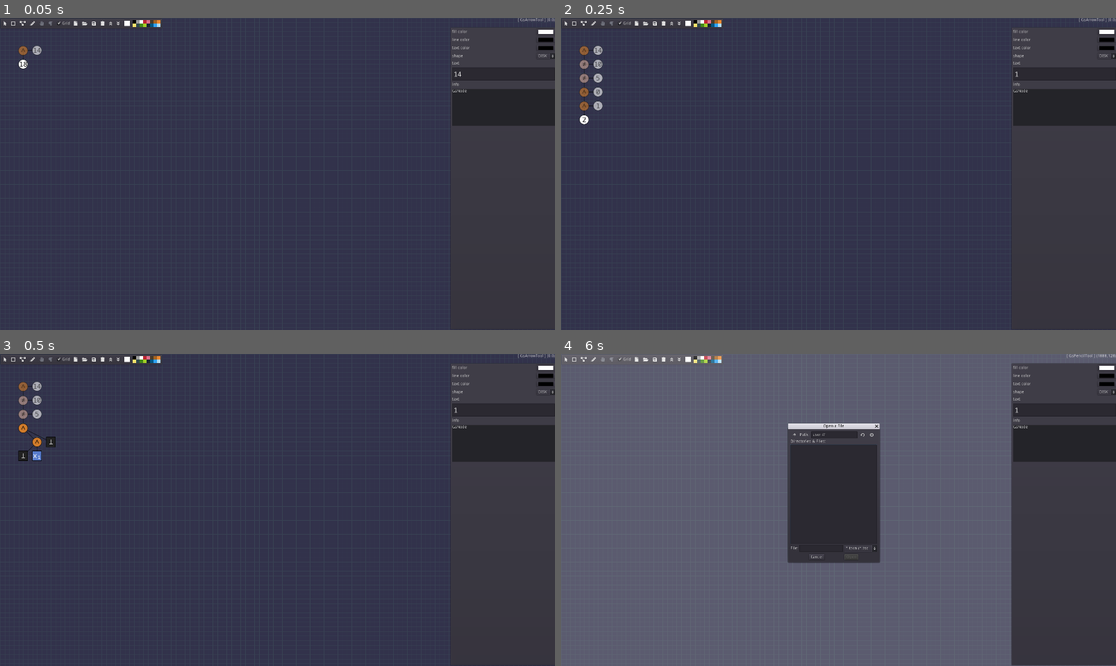
Above: before the commit, frames 1-4 (two rows, left to right).
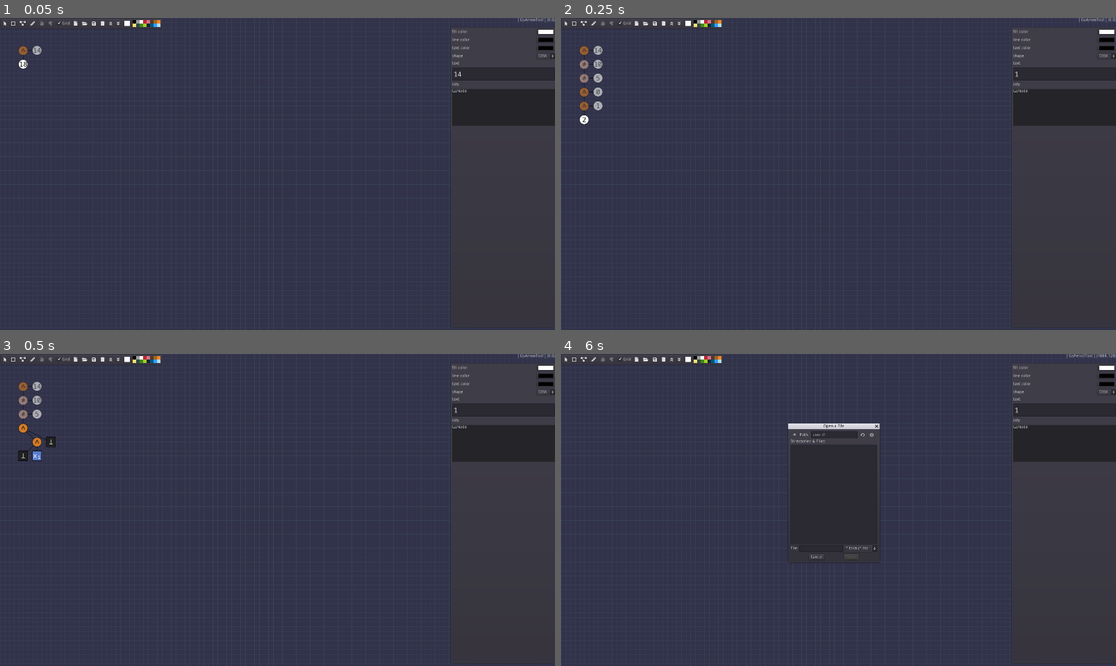
Above: after the commit, the same moments.

Repository: tangentstorm/fnarbmlyx
Game: Godot game, scene res://gslib/GsApp.tscn
The game is run twice, just before and just after one commit, with the same random seed, the same clock (stepped at 60 frames per second) and the same inputs.
Inputs:
- Up to frame 1 (0.05 s): no input
- Up to frame 2 (0.25 s): no input
- Up to frame 3 (0.5 s): no input
- Up to frame 4 (6 s): click "" at 0.5 s; click "" at 1.25 s; click "" at 2 s; click "" at 2.75 s; click "DISK" at 3.5 s; click "Grid" at 4.25 s; click "" at 5 s; click "" at 5.75 s

The runs differ from the first frame. In frame 4, 74% of the frame differs, in the area x 0-100%, y 0-100%.
Error after the commit: Invalid set index 'visible' (on base: 'null instance') with value of type 'bool'. (res://gslib/GsApp.gd:56)

Commit message:
gsapp: add Camera2D and ui CanvasLayer to (eventually) enable pan/zoom

Diff:
--- a/gslib/GsApp.gd
+++ b/gslib/GsApp.gd
@@ -35,22 +35,22 @@
 		s.rect_position = xy0 - padding; s.rect_size = (xy1 - xy0) + 2 * padding
 		_set_fill_color(fill, true, false)
 	if nodes.size() == 1:
-		$inspector.set_item(nodes[0])
+		$ui/inspector.set_item(nodes[0])
 
 func _input(e):
 	if e is InputEventMouse and not ignore_mouse:
-		if $toolbar.get_rect().has_point(e.position): pass
+		if $ui/toolbar.get_rect().has_point(e.position): pass
 		else: $mouse.handle(e)
 
 func _on_load_pressed():
-	$FileDialog.current_dir = 'user://'
-	$FileDialog.mode = FileDialog.MODE_OPEN_FILE
-	$FileDialog.popup()
+	$ui/FileDialog.current_dir = 'user://'
+	$ui/FileDialog.mode = FileDialog.MODE_OPEN_FILE
+	$ui/FileDialog.popup()
 
 func _on_save_pressed():
-	$FileDialog.current_dir = 'user://'
-	$FileDialog.mode = FileDialog.MODE_SAVE_FILE
-	$FileDialog.popup()
+	$ui/FileDialog.current_dir = 'user://'
+	$ui/FileDialog.mode = FileDialog.MODE_SAVE_FILE
+	$ui/FileDialog.popup()
 
 func _on_FileDialog_about_to_show():
 	$fog.visible = true
@@ -94,7 +94,7 @@
 func _set_fill_color(v, tell_ui=true, paint_selection=true):
 	current_fill_color = v
 	if is_inside_tree():
-		if tell_ui: $toolbar/hbox/color.color = v
+		if tell_ui: $ui/toolbar/hbox/color.color = v
 		if paint_selection:
 			for c in selection:
 				if c is GsNode: c.fill_color = v
@@ -187,11 +187,11 @@
 
 func _on_context_menu_about_to_show():
 	ignore_mouse += 1
-	$context_menu.clear()
+	$ui/context_menu.clear()
 	for cmd in CMD.values():
-		$context_menu.add_item(CMDS[cmd], cmd)
+		$ui/context_menu.add_item(CMDS[cmd], cmd)
 		if (cmd==CMD.ARRANGE_ROW or cmd==CMD.ARRANGE_COL):
-			$context_menu.set_item_disabled(cmd, true)
+			$ui/context_menu.set_item_disabled(cmd, true)
 
 func _on_context_menu_popup_hide():
 	ignore_mouse -= 1
--- a/gslib/GsApp.tscn
+++ b/gslib/GsApp.tscn
@@ -197,8 +197,180 @@
 "_edit_use_anchors_": false
 }
 
-[node name="toolbar" type="PanelContainer" parent="."]
-margin_right = 374.0
+[node name="proto_group" type="Control" parent="."]
+visible = false
+mouse_filter = 2
+script = ExtResource( 17 )
+__meta__ = {
+"_edit_use_anchors_": false
+}
+
+[node name="members" type="Control" parent="proto_group"]
+
+[node name="drag_helper" type="ColorRect" parent="proto_group"]
+anchor_right = 1.0
+anchor_bottom = 1.0
+color = Color( 0.129412, 0.364706, 0.764706, 0.552941 )
+script = ExtResource( 13 )
+__meta__ = {
+"_edit_use_anchors_": false
+}
+
+[node name="camera" type="Camera2D" parent="."]
+position = Vector2( 960, 540 )
+current = true
+__meta__ = {
+"_edit_lock_": true
+}
+
+[node name="ui" type="CanvasLayer" parent="."]
+
+[node name="inspector" type="PanelContainer" parent="ui"]
+anchor_left = 1.0
+anchor_right = 1.0
+anchor_bottom = 1.0
+margin_left = -363.0
+margin_top = 31.0
+margin_right = 7.0
+margin_bottom = -7.0
+script = ExtResource( 8 )
+__meta__ = {
+"_edit_use_anchors_": false
+}
+
+[node name="vbox" type="VBoxContainer" parent="ui/inspector"]
+margin_left = 7.0
+margin_top = 7.0
+margin_right = 363.0
+margin_bottom = 1035.0
+custom_constants/separation = 8
+
+[node name="fill_color" type="HBoxContainer" parent="ui/inspector/vbox"]
+margin_right = 356.0
+margin_bottom = 20.0
+
+[node name="Label" type="Label" parent="ui/inspector/vbox/fill_color"]
+margin_top = 3.0
+margin_right = 288.0
+margin_bottom = 17.0
+size_flags_horizontal = 3
+text = "fill color"
+
+[node name="ColorPickerButton" type="ColorPickerButton" parent="ui/inspector/vbox/fill_color"]
+margin_left = 292.0
+margin_right = 356.0
+margin_bottom = 20.0
+rect_min_size = Vector2( 64, 0 )
+__meta__ = {
+"_edit_use_anchors_": false
+}
+
+[node name="line_color" type="HBoxContainer" parent="ui/inspector/vbox"]
+margin_top = 28.0
+margin_right = 356.0
+margin_bottom = 48.0
+
+[node name="Label" type="Label" parent="ui/inspector/vbox/line_color"]
+margin_top = 3.0
+margin_right = 288.0
+margin_bottom = 17.0
+size_flags_horizontal = 3
+text = "line color"
+
+[node name="ColorPickerButton" type="ColorPickerButton" parent="ui/inspector/vbox/line_color"]
+margin_left = 292.0
+margin_right = 356.0
+margin_bottom = 20.0
+rect_min_size = Vector2( 64, 0 )
+__meta__ = {
+"_edit_use_anchors_": false
+}
+
+[node name="text_color" type="HBoxContainer" parent="ui/inspector/vbox"]
+margin_top = 56.0
+margin_right = 356.0
+margin_bottom = 76.0
+
+[node name="Label" type="Label" parent="ui/inspector/vbox/text_color"]
+margin_top = 3.0
+margin_right = 288.0
+margin_bottom = 17.0
+size_flags_horizontal = 3
+text = "text color"
+
+[node name="ColorPickerButton" type="ColorPickerButton" parent="ui/inspector/vbox/text_color"]
+margin_left = 292.0
+margin_right = 356.0
+margin_bottom = 20.0
+rect_min_size = Vector2( 64, 0 )
+__meta__ = {
+"_edit_use_anchors_": false
+}
+
+[node name="shape" type="HBoxContainer" parent="ui/inspector/vbox"]
+margin_top = 84.0
+margin_right = 356.0
+margin_bottom = 104.0
+
+[node name="Label" type="Label" parent="ui/inspector/vbox/shape"]
+margin_top = 3.0
+margin_right = 288.0
+margin_bottom = 17.0
+size_flags_horizontal = 3
+text = "shape"
+
+[node name="shape_picker" type="OptionButton" parent="ui/inspector/vbox/shape"]
+margin_left = 292.0
+margin_right = 356.0
+margin_bottom = 20.0
+rect_min_size = Vector2( 64, 0 )
+text = "DISK"
+items = [ "DISK", null, false, 0, null, "RECT", null, false, 1, null ]
+selected = 0
+
+[node name="lbl_text" type="Label" parent="ui/inspector/vbox"]
+margin_top = 112.0
+margin_right = 356.0
+margin_bottom = 126.0
+text = "text	"
+
+[node name="text" type="LineEdit" parent="ui/inspector/vbox"]
+margin_top = 134.0
+margin_right = 356.0
+margin_bottom = 178.0
+size_flags_horizontal = 3
+custom_fonts/font = ExtResource( 19 )
+__meta__ = {
+"_edit_use_anchors_": false
+}
+
+[node name="lbl_info" type="Label" parent="ui/inspector/vbox"]
+margin_top = 186.0
+margin_right = 356.0
+margin_bottom = 200.0
+text = "info	"
+
+[node name="info" type="Panel" parent="ui/inspector/vbox"]
+margin_top = 208.0
+margin_right = 356.0
+margin_bottom = 336.0
+rect_min_size = Vector2( 0, 128 )
+size_flags_horizontal = 3
+
+[node name="label" type="RichTextLabel" parent="ui/inspector/vbox/info"]
+anchor_right = 1.0
+anchor_bottom = 1.0
+bbcode_enabled = true
+__meta__ = {
+"_edit_use_anchors_": false
+}
+
+[node name="context_menu" type="PopupMenu" parent="ui"]
+margin_right = 20.0
+margin_bottom = 20.0
+
+[node name="toolbar" type="PanelContainer" parent="ui"]
+margin_right = 562.0
 margin_bottom = 38.0
 input_pass_on_modal_close_click = false
 __meta__ = {
@@ -206,7 +378,7 @@
 "_edit_use_anchors_": false
 }
 
-[node name="hbox" type="HBoxContainer" parent="toolbar"]
+[node name="hbox" type="HBoxContainer" parent="ui/toolbar"]
 margin_left = 7.0
 margin_top = 7.0
 margin_right = 555.0
@@ -215,7 +387,7 @@
 "_edit_use_anchors_": false
 }
 
-[node name="arrow" type="ToolButton" parent="toolbar/hbox"]
+[node name="arrow" type="ToolButton" parent="ui/toolbar/hbox"]
 margin_right = 22.0
 margin_bottom = 24.0
 hint_tooltip = "Arrow tool"
@@ -228,7 +400,7 @@
 }
 tool_script = ExtResource( 6 )
 
-[node name="node" type="ToolButton" parent="toolbar/hbox"]
+[node name="node" type="ToolButton" parent="ui/toolbar/hbox"]
 margin_left = 26.0
 margin_right = 52.0
 margin_bottom = 24.0
@@ -241,7 +413,7 @@
 }
 tool_script = ExtResource( 4 )
 
-[node name="build" type="ToolButton" parent="toolbar/hbox"]
+[node name="build" type="ToolButton" parent="ui/toolbar/hbox"]
 margin_left = 56.0
 margin_right = 88.0
 margin_bottom = 24.0
@@ -254,7 +426,7 @@
 }
 tool_script = ExtResource( 14 )
 
-[node name="pencil" type="ToolButton" parent="toolbar/hbox"]
+[node name="pencil" type="ToolButton" parent="ui/toolbar/hbox"]
 margin_left = 92.0
 margin_right = 120.0
 margin_bottom = 24.0
@@ -267,7 +439,7 @@
 }
 tool_script = ExtResource( 3 )
 
-[node name="hand" type="ToolButton" parent="toolbar/hbox"]
+[node name="hand" type="ToolButton" parent="ui/toolbar/hbox"]
 margin_left = 124.0
 margin_right = 150.0
 margin_bottom = 24.0
@@ -277,7 +449,7 @@
 text = ""
 script = ExtResource( 9 )
 
-[node name="text" type="ToolButton" parent="toolbar/hbox"]
+[node name="text" type="ToolButton" parent="ui/toolbar/hbox"]
 margin_left = 154.0
 margin_right = 180.0
 margin_bottom = 24.0
@@ -289,7 +461,7 @@
 "_edit_use_anchors_": false
 }
 
-[node name="grid" type="CheckBox" parent="toolbar/hbox"]
+[node name="grid" type="CheckBox" parent="ui/toolbar/hbox"]
 margin_left = 184.0
 margin_right = 239.0
 margin_bottom = 24.0
@@ -299,7 +471,7 @@
 "_edit_use_anchors_": false
 }
 
-[node name="clear" type="Button" parent="toolbar/hbox"]
+[node name="clear" type="Button" parent="ui/toolbar/hbox"]
 margin_left = 243.0
 margin_right = 267.0
 margin_bottom = 24.0
@@ -307,7 +479,7 @@
 text = ""
 flat = true
 
-[node name="load" type="Button" parent="toolbar/hbox"]
+[node name="load" type="Button" parent="ui/toolbar/hbox"]
 margin_left = 271.0
 margin_right = 301.0
 margin_bottom = 24.0
@@ -316,7 +488,7 @@
 text = ""
 flat = true
 
-[node name="save" type="Button" parent="toolbar/hbox"]
+[node name="save" type="Button" parent="ui/toolbar/hbox"]
 margin_left = 305.0
 margin_right = 331.0
 margin_bottom = 24.0
@@ -325,7 +497,7 @@
 text = ""
 flat = true
 
-[node name="delete" type="Button" parent="toolbar/hbox"]
+[node name="delete" type="Button" parent="ui/toolbar/hbox"]
 margin_left = 335.0
 margin_right = 361.0
 margin_bottom = 24.0
@@ -334,7 +506,7 @@
 text = ""
 flat = true
 
-[node name="to_front" type="Button" parent="toolbar/hbox"]
+[node name="to_front" type="Button" parent="ui/toolbar/hbox"]
 margin_left = 365.0
 margin_right = 387.0
 margin_bottom = 24.0
@@ -343,7 +515,7 @@
 text = ""
 flat = true
 
-[node name="to_back" type="Button" parent="toolbar/hbox"]
+[node name="to_back" type="Button" parent="ui/toolbar/hbox"]
 margin_left = 391.0
 margin_right = 413.0
 margin_bottom = 24.0
@@ -352,7 +524,7 @@
 text = ""
 flat = true
 
-[node name="color" type="ColorPickerButton" parent="toolbar/hbox"]
+[node name="color" type="ColorPickerButton" parent="ui/toolbar/hbox"]
 margin_left = 417.0
 margin_right = 448.0
 margin_bottom = 24.0
@@ -362,7 +534,7 @@
 flat = true
 color = Color( 0.866667, 0.8, 0.6, 1 )
 
-[node name="palette" type="Control" parent="toolbar/hbox"]
+[node name="palette" type="Control" parent="ui/toolbar/hbox"]
 margin_left = 452.0
 margin_right = 548.0
 margin_bottom = 24.0
@@ -374,17 +546,7 @@
 cell_size = Vector2( 12, 12 )
 data = PoolByteArray( 0, 1, 2, 3, 4, 5, 6, 7, 8, 9, 10, 11, 12, 13, 14, 15 )
 
-[node name="fog" type="ColorRect" parent="."]
-visible = false
-anchor_right = 1.0
-anchor_bottom = 1.0
-mouse_filter = 2
-color = Color( 1, 1, 1, 0.2 )
-__meta__ = {
-"_edit_use_anchors_": false
-}
-
-[node name="FileDialog" type="FileDialog" parent="."]
+[node name="FileDialog" type="FileDialog" parent="ui"]
 margin_left = 786.562
 margin_top = 260.0
 margin_right = 1102.56
@@ -401,6 +563,16 @@
 "_edit_use_anchors_": false
 }
 
+[node name="fog" type="ColorRect" parent="ui"]
+visible = false
+anchor_right = 1.0
+anchor_bottom = 1.0
+mouse_filter = 2
+color = Color( 1, 1, 1, 0.2 )
+__meta__ = {
+"_edit_use_anchors_": false
+}
+
 [node name="script" type="Node2D" parent="."]
 position = Vector2( 64, 96 )
 script = ExtResource( 16 )
@@ -409,192 +581,29 @@
 wait_time = 0.001
 autostart = true
 
-[node name="context_menu" type="PopupMenu" parent="."]
-margin_right = 20.0
-margin_bottom = 20.0
-
-[node name="proto_group" type="Control" parent="."]
-visible = false
-mouse_filter = 2
-script = ExtResource( 17 )
-__meta__ = {
-"_edit_use_anchors_": false
-}
-
-[node name="members" type="Control" parent="proto_group"]
-
-[node name="drag_helper" type="ColorRect" parent="proto_group"]
-anchor_right = 1.0
-anchor_bottom = 1.0
-color = Color( 0.129412, 0.364706, 0.764706, 0.552941 )
-script = ExtResource( 13 )
-__meta__ = {
-"_edit_use_anchors_": false
-}
-
-[node name="inspector" type="PanelContainer" parent="."]
-anchor_left = 1.0
-anchor_right = 1.0
-anchor_bottom = 1.0
-margin_left = -363.0
-margin_top = 31.0
-margin_right = 7.0
-margin_bottom = -1.0
-script = ExtResource( 8 )
-__meta__ = {
-"_edit_use_anchors_": false
-}
-
-[node name="vbox" type="VBoxContainer" parent="inspector"]
-margin_left = 7.0
-margin_top = 7.0
-margin_right = 438.0
-margin_bottom = 1041.0
-custom_constants/separation = 8
-
-[node name="fill_color" type="HBoxContainer" parent="inspector/vbox"]
-margin_right = 431.0
-margin_bottom = 20.0
-
-[node name="Label" type="Label" parent="inspector/vbox/fill_color"]
-margin_top = 3.0
-margin_right = 363.0
-margin_bottom = 17.0
-size_flags_horizontal = 3
-text = "fill color"
-
-[node name="ColorPickerButton" type="ColorPickerButton" parent="inspector/vbox/fill_color"]
-margin_left = 367.0
-margin_right = 431.0
-margin_bottom = 20.0
-rect_min_size = Vector2( 64, 0 )
-__meta__ = {
-"_edit_use_anchors_": false
-}
-
-[node name="line_color" type="HBoxContainer" parent="inspector/vbox"]
-margin_top = 28.0
-margin_right = 431.0
-margin_bottom = 48.0
-
-[node name="Label" type="Label" parent="inspector/vbox/line_color"]
-margin_top = 3.0
-margin_right = 363.0
-margin_bottom = 17.0
-size_flags_horizontal = 3
-text = "line color"
-
-[node name="ColorPickerButton" type="ColorPickerButton" parent="inspector/vbox/line_color"]
-margin_left = 367.0
-margin_right = 431.0
-margin_bottom = 20.0
-rect_min_size = Vector2( 64, 0 )
-__meta__ = {
-"_edit_use_anchors_": false
-}
-
-[node name="text_color" type="HBoxContainer" parent="inspector/vbox"]
-margin_top = 56.0
-margin_right = 431.0
-margin_bottom = 76.0
-
-[node name="Label" type="Label" parent="inspector/vbox/text_color"]
-margin_top = 3.0
-margin_right = 363.0
-margin_bottom = 17.0
-size_flags_horizontal = 3
-text = "text color"
-
-[node name="ColorPickerButton" type="ColorPickerButton" parent="inspector/vbox/text_color"]
-margin_left = 367.0
-margin_right = 431.0
-margin_bottom = 20.0
-rect_min_size = Vector2( 64, 0 )
-__meta__ = {
-"_edit_use_anchors_": false
-}
-
-[node name="shape" type="HBoxContainer" parent="inspector/vbox"]
-margin_top = 84.0
-margin_right = 431.0
-margin_bottom = 104.0
-
-[node name="Label" type="Label" parent="inspector/vbox/shape"]
-margin_top = 3.0
-margin_right = 363.0
-margin_bottom = 17.0
-size_flags_horizontal = 3
-text = "shape"
-
-[node name="shape_picker" type="OptionButton" parent="inspector/vbox/shape"]
-margin_left = 367.0
-margin_right = 431.0
-margin_bottom = 20.0
-rect_min_size = Vector2( 64, 0 )
-text = "DISK"
-items = [ "DISK", null, false, 0, null, "RECT", null, false, 1, null ]
-selected = 0
-
-[node name="lbl_text" type="Label" parent="inspector/vbox"]
-margin_top = 112.0
-margin_right = 431.0
-margin_bottom = 126.0
-text = "text	"
-
-[node name="text" type="LineEdit" parent="inspector/vbox"]
-margin_top = 134.0
-margin_right = 431.0
-margin_bottom = 178.0
-size_flags_horizontal = 3
-custom_fonts/font = ExtResource( 19 )
-__meta__ = {
-"_edit_use_anchors_": false
-}
-
-[node name="lbl_info" type="Label" parent="inspector/vbox"]
-margin_top = 186.0
-margin_right = 431.0
-margin_bottom = 200.0
-text = "info	"
-
-[node name="info" type="Panel" parent="inspector/vbox"]
-margin_top = 208.0
-margin_right = 431.0
-margin_bottom = 336.0
-rect_min_size = Vector2( 0, 128 )
-size_flags_horizontal = 3
-
-[node name="label" type="RichTextLabel" parent="inspector/vbox/info"]
-anchor_right = 1.0
-anchor_bottom = 1.0
-bbcode_enabled = true
-__meta__ = {
-"_edit_use_anchors_": false
-}
-
-[connection signal="toggled" from="toolbar/hbox/grid" to="grid" method="_on_grid_toggled"]
-[connection signal="pressed" from="toolbar/hbox/clear" to="." method="_on_clear_pressed"]
-[connection signal="pressed" from="toolbar/hbox/load" to="." method="_on_load_pressed"]
-[connection signal="pressed" from="toolbar/hbox/save" to="." method="_on_save_pressed"]
-[connection signal="pressed" from="toolbar/hbox/delete" to="." method="_on_delete_pressed"]
-[connection signal="pressed" from="toolbar/hbox/to_front" to="." method="_on_to_front_pressed"]
-[connection signal="pressed" from="toolbar/hbox/to_back" to="." method="_on_to_back_pressed"]
-[connection signal="color_changed" from="toolbar/hbox/color" to="." method="_on_color_color_changed"]
-[connection signal="popup_closed" from="toolbar/hbox/color" to="." method="_on_color_popup_closed"]
-[connection signal="pressed" from="toolbar/hbox/color" to="." method="_on_color_pressed"]
-[connection signal="clicked" from="toolbar/hbox/palette" to="." method="_on_palette_clicked"]
-[connection signal="about_to_show" from="FileDialog" to="." method="_on_FileDialog_about_to_show"]
-[connection signal="confirmed" from="FileDialog" to="." method="_on_FileDialog_confirmed"]
-[connection signal="file_selected" from="FileDialog" to="." method="_on_FileDialog_file_selected"]
-[connection signal="popup_hide" from="FileDialog" to="." method="_on_FileDialog_popup_hide"]
-[connection signal="about_to_show" from="context_menu" to="." method="_on_context_menu_about_to_show"]
-[connection signal="id_pressed" from="context_menu" to="." method="_on_context_menu_id_pressed"]
-[connection signal="index_pressed" from="context_menu" to="." method="_on_context_menu_index_pressed"]
-[connection signal="popup_hide" from="context_menu" to="." method="_on_context_menu_popup_hide"]
-[connection signal="mouse_entered" from="inspector" to="inspector" method="_on_inspector_mouse_entered"]
-[connection signal="mouse_exited" from="inspector" to="inspector" method="_on_inspector_mouse_exited"]
-[connection signal="color_changed" from="inspector/vbox/fill_color/ColorPickerButton" to="inspector" method="_on_fill_color_changed"]
-[connection signal="color_changed" from="inspector/vbox/line_color/ColorPickerButton" to="inspector" method="_on_line_color_changed"]
-[connection signal="color_changed" from="inspector/vbox/text_color/ColorPickerButton" to="inspector" method="_on_text_color_changed"]
-[connection signal="item_selected" from="inspector/vbox/shape/shape_picker" to="inspector" method="_on_shape_picker_item_selected"]
-[connection signal="text_changed" from="inspector/vbox/text" to="inspector" method="_on_text_changed"]
+[connection signal="mouse_entered" from="ui/inspector" to="ui/inspector" method="_on_inspector_mouse_entered"]
+[connection signal="mouse_exited" from="ui/inspector" to="ui/inspector" method="_on_inspector_mouse_exited"]
+[connection signal="color_changed" from="ui/inspector/vbox/fill_color/ColorPickerButton" to="ui/inspector" method="_on_fill_color_changed"]
+[connection signal="color_changed" from="ui/inspector/vbox/line_color/ColorPickerButton" to="ui/inspector" method="_on_line_color_changed"]
+[connection signal="color_changed" from="ui/inspector/vbox/text_color/ColorPickerButton" to="ui/inspector" method="_on_text_color_changed"]
+[connection signal="item_selected" from="ui/inspector/vbox/shape/shape_picker" to="ui/inspector" method="_on_shape_picker_item_selected"]
+[connection signal="text_changed" from="ui/inspector/vbox/text" to="ui/inspector" method="_on_text_changed"]
+[connection signal="about_to_show" from="ui/context_menu" to="." method="_on_context_menu_about_to_show"]
+[connection signal="id_pressed" from="ui/context_menu" to="." method="_on_context_menu_id_pressed"]
+[connection signal="index_pressed" from="ui/context_menu" to="." method="_on_context_menu_index_pressed"]
+[connection signal="popup_hide" from="ui/context_menu" to="." method="_on_context_menu_popup_hide"]
+[connection signal="toggled" from="ui/toolbar/hbox/grid" to="grid" method="_on_grid_toggled"]
+[connection signal="pressed" from="ui/toolbar/hbox/clear" to="." method="_on_clear_pressed"]
+[connection signal="pressed" from="ui/toolbar/hbox/load" to="." method="_on_load_pressed"]
+[connection signal="pressed" from="ui/toolbar/hbox/save" to="." method="_on_save_pressed"]
+[connection signal="pressed" from="ui/toolbar/hbox/delete" to="." method="_on_delete_pressed"]
+[connection signal="pressed" from="ui/toolbar/hbox/to_front" to="." method="_on_to_front_pressed"]
+[connection signal="pressed" from="ui/toolbar/hbox/to_back" to="." method="_on_to_back_pressed"]
+[connection signal="color_changed" from="ui/toolbar/hbox/color" to="." method="_on_color_color_changed"]
+[connection signal="popup_closed" from="ui/toolbar/hbox/color" to="." method="_on_color_popup_closed"]
+[connection signal="pressed" from="ui/toolbar/hbox/color" to="." method="_on_color_pressed"]
+[connection signal="clicked" from="ui/toolbar/hbox/palette" to="." method="_on_palette_clicked"]
+[connection signal="about_to_show" from="ui/FileDialog" to="." method="_on_FileDialog_about_to_show"]
+[connection signal="confirmed" from="ui/FileDialog" to="." method="_on_FileDialog_confirmed"]
+[connection signal="file_selected" from="ui/FileDialog" to="." method="_on_FileDialog_file_selected"]
+[connection signal="popup_hide" from="ui/FileDialog" to="." method="_on_FileDialog_popup_hide"]
--- a/gslib/GsMouse.gd
+++ b/gslib/GsMouse.gd
@@ -29,7 +29,7 @@
 	return Rect2(origin, position-origin)
 
 func context_menu(xy:Vector2):
-	var m = $"/root/app/context_menu"
+	var m = $"/root/app/ui/context_menu"
 	m.rect_position = xy
 	m.popup()
 
@@ -41,10 +41,9 @@
 	position = e.position
 	if e is InputEventMouseButton:
 		if e.pressed:
-			if e.button_index == 1:
-				origin = position
-			elif e.button_index == BUTTON_RIGHT:
-				context_menu(e.position)
+			match e.button_index:
+				BUTTON_LEFT: origin = position
+				BUTTON_RIGHT: context_menu(position)
 		elif dragging:
 			dragging = false
 			current_tool._drag_end(self)
